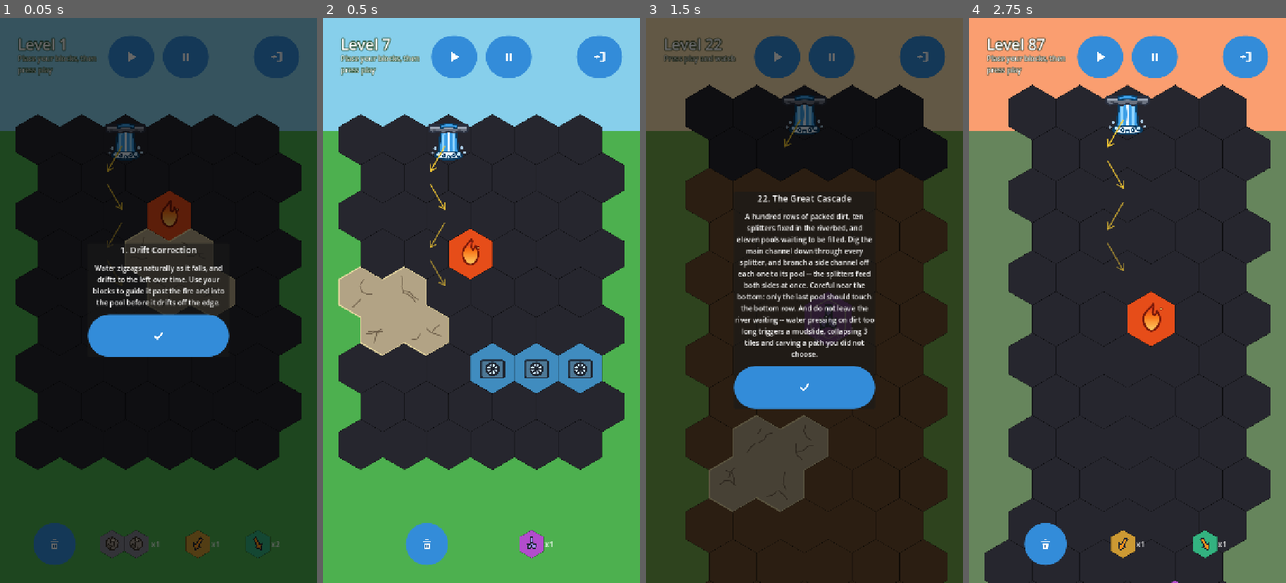
Above: before the commit, frames 1-4 (left to right).
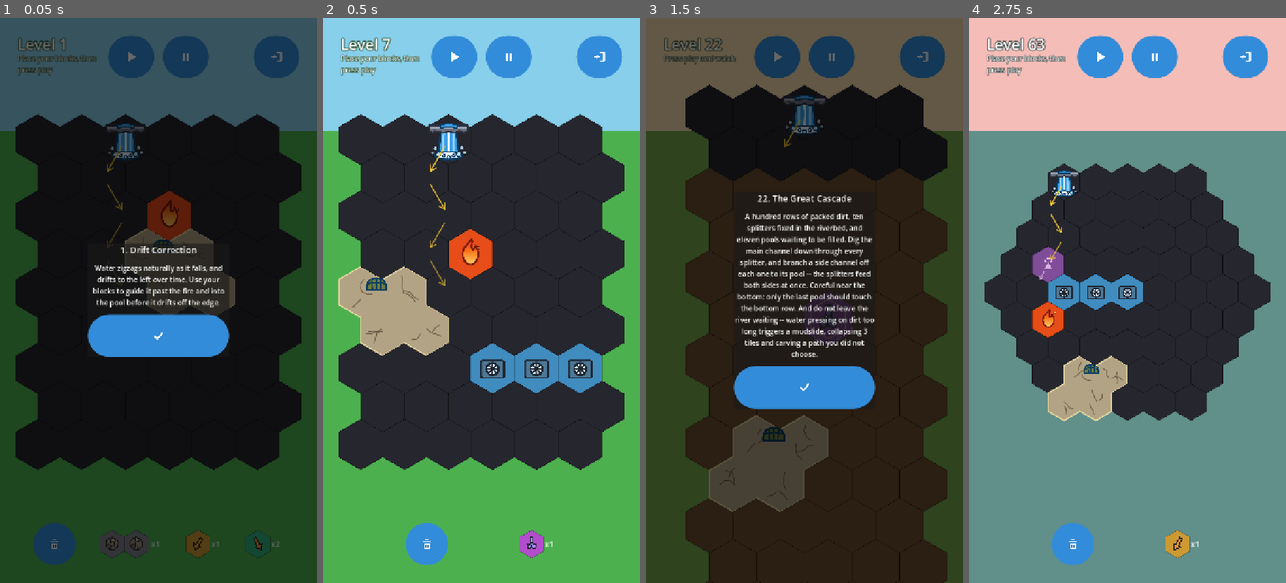
Above: after the commit, the same moments.

Repository: jitternoise/sunny_balcony
Game: Godot game, scene res://tests/BoardSnapshots.tscn
Same seed, same stepped clock (60 frames per second), same inputs: the game is played once before the commit and once after it. This scene is started directly instead of the project's main scene.
Inputs (mouse positions are in pixels of both pictures, inside the frame that each line leads up to):
- Up to frame 1 (0.05 s): no input
- Up to frame 2 (0.5 s): no input
- Up to frame 3 (1.5 s): click (775, 57) at 0.5 s; click (775, 57) at 1.25 s
- Up to frame 4 (2.75 s): click "x1" at 2 s

The runs differ from the first frame. In frame 1, less than 0.1% of the frame differs, in the area x 48-55%, y 39-42%; in frame 2, 0.1%; in frame 3, 0.2%; in frame 4, 75%, in the area x 0-100%, y 0-100%.

Commit message:
Put the band's animal in every lake in place of the pool status bar
The 4-box pool bar is gone. The band's animal lies on the cracked lakebed
of the lake's top cells from the level's first frame and acts out
pool_fill in five poses -- lying, head up, standing, at the water's edge,
drinking -- as the water rises to it. One scene per lake, drawn after the
cell loop and the water; the geyser keeps its 3-box bar.

Inside the lake rather than beside it: above the top corner the animal had
to dodge the glyphs in the cells above (level 1's fire sits directly over
the lake's seam) and every clear spot was a shrunken smudge. In the lake
it is glyph-sized, covers nothing that draws anything, and the flood
reaching it is the game's own beat.

FillShots gains a POSES mode that sets every lake to each pose in turn;
BoardSnapshots covers a level from every band. VerifyCharacters grows to
176 checks, including the animal standing in a top cell of its own lake on
every lake of all 105 levels. Docs record the ten-band cast and why.

Co-Authored-By: Claude Opus 5 <noreply@anthropic.com>

Diff:
--- a/game/scripts/gameplay/Backdrop.gd
+++ b/game/scripts/gameplay/Backdrop.gd
@@ -19,6 +19,8 @@
 ##
 ## Named loosely after the story bible's chapters (story-bible.md); the
 ## chapters are not ten levels each, so the names are a mood, not a map.
+## The pool animal (Characters.CAST) and the music share these bands; the
+## chapter labels on the Level Select map do not.
 
 const DECADE := 10
 const FIRST_LEVEL := 1
--- a/game/scripts/gameplay/HexBoard.gd
+++ b/game/scripts/gameplay/HexBoard.gd
@@ -214,10 +214,26 @@
 ## width of the hex's flat middle band, so it draws bigger than a glyph.
 const SOURCE_ICON_SCALE := 1.75
 
-## Every pool needs exactly this many beats of water connection to finish,
-## visualized as a 4-box status bar above the pool. Fixed for every pool on
-## every level -- not configurable per level/pool (see LevelData.pool_targets
-## doc comment).
+## The pool's animal (Characters) lives IN its lake: a square sprite the
+## size of a glyph, standing on the lakebed of the lake's top cells, so the
+## dry pool it lies in is its own and the water rises to it -- lying on the
+## cracked mud, head up, standing, at the water's edge, drinking, one pose
+## per beat of pool_fill. Nothing outside the lake is ever covered, and
+## the lake's own cells draw no glyph. The art keeps its feet on a baseline
+## this far down its frame (tools/gen_characters.py writes every pose to
+## that line); the feet go CHARACTER_BED_DEPTH Hex.SIZEs below the lake's
+## top corner, the middle of the top cells' band on either grid. Two
+## animals at one pool (the Jamboree band) each draw at the pair scale.
+const CHARACTER_SCALE := ICON_SCALE
+const CHARACTER_BASELINE := 0.94
+const CHARACTER_BED_DEPTH := 0.95
+const CHARACTER_PAIR_SCALE := 0.8
+const CHARACTER_PAIR_GAP := 0.05
+
+## Every pool needs exactly this many beats of water connection to finish.
+## Each beat is one pose of the pool's animal (see _draw_pool_characters()).
+## Fixed for every pool on every level -- not configurable per level/pool
+## (see LevelData.pool_targets doc comment).
 const POOL_BEATS_REQUIRED := 4
 
 ## A geyser needs exactly this many beats of water connection before it
@@ -424,10 +440,15 @@
 
 ## Vector2i -> int. Cumulative count of beats this pool has been connected to
 ## water, capped at POOL_BEATS_REQUIRED. Never decreases once incremented --
-## a pool's 4-box status bar only appears once this is > 0, and boxes already
-## turned stay turned even if the water disconnects later (progress is
-## preserved, not reset by a disconnect).
+## it is the pool's animal's pose (0 lying by the dry basin .. 4 drinking),
+## and the animal never goes back to lying if the water disconnects later
+## (progress is preserved, not reset by a disconnect).
 var pool_fill: Dictionary = {}
+
+## The pool animal's art for this level's band: one Array[Texture2D] of
+## Characters.POSES textures per animal at the pool (one, or two for the
+## Jamboree band). Filled by setup(); empty means no animal is drawn.
+var _character_poses: Array = []
 var fires_remaining: int = 0
 
 ## Vector2i -> Vector2i. Every cell of every lake mapped to that lake's
@@ -709,6 +730,7 @@
 func setup(data: LevelData, blocks: Dictionary) -> void:
 	level_data = data
 	block_catalog = blocks
+	_character_poses = Characters.poses_for_level(data.level_id)
 	use_block_budget = data.total_block_budget > 0
 	if use_block_budget:
 		inventory.clear()
@@ -1467,7 +1489,7 @@
 ## win condition (now that beat 3 has finalized pool_fill/fires_remaining
 ## for this measure) and reveals whatever beats 2/3 changed by finally
 ## calling queue_redraw(). Holding the redraw until this beat is what makes
-## a pool's status-bar box flipping, or a fire going out, visibly land on
+## a pool's animal changing pose, or a fire going out, visibly land on
 ## beat 4 specifically, even though the underlying state changed a beat
 ## earlier.
 func resolve_status_phase() -> void:
@@ -2444,6 +2466,11 @@
 			continue
 		_draw_water(entry["coord"], _is_lead_water(entry["coord"], wet))
 
+	# The pool animals: after the water, so a stream arriving through the
+	# cells above a lake never paints over one, and before the flow preview
+	# so the amber arrows stay an overlay.
+	_draw_pool_characters(visible)
+
 	# Pre-start flow preview (see show_flow_preview) -- drawn after the
 	# source markers so its amber arrows sit on top of them, and before the
 	# water circles below (there's never any real water yet while this is
@@ -2477,9 +2504,11 @@
 ##
 ## The margin is deliberately generous. A cell draws past its own centre by
 ## up to Hex.SIZE (a FILL sheet is 2*Hex.SIZE across and the hex corners sit
-## at Hex.SIZE), and a pool/geyser status bar hangs a further ~26px above the
-## tile -- a FIXED offset that does not scale with Hex.SIZE, so it is the
-## term that matters on a small-celled board like level 22's. Overshooting
+## at Hex.SIZE), a pool's animal is a glyph-sized sprite inside its own
+## lake (culled on its own centre), and a geyser's status bar hangs a
+## further ~26px above the tile -- a FIXED offset that
+## does not scale with Hex.SIZE, so it is the term that matters on a
+## small-celled board like level 22's. Overshooting
 ## costs a few extra cells; undershooting pops art in and out at the screen
 ## edge, which is exactly the bug this must not introduce.
 func _visible_draw_rect() -> Rect2:
@@ -2572,10 +2601,9 @@
 		elif state == TILE_GEYSER:
 			_draw_geyser_icon(center)
 
-	# 6. per-state overlays
-	if terrain == CellState.POOL:
-		_draw_pool_status_bar(coord)
-
+	# 6. per-state overlays. (A pool's animal is not one of them: it is
+	#    one scene per LAKE, drawn by _draw_pool_characters() after the
+	#    cell loop so no later cell paints over it.)
 	if terrain == CellState.GEYSER:
 		_draw_status_bar(coord, geyser_fill.get(coord, 0) as int, GEYSER_BEATS_REQUIRED, Color(0.75, 0.35, 0.85))
 		_draw_geyser_direction_arrow(coord)
@@ -2771,21 +2799,15 @@
 ## cell of the same lake.
 func _draw_basin(coord: Vector2i, center: Vector2, points: PackedVector2Array) -> void:
 	var anchor: Vector2i = lake_anchor.get(coord, coord)
-	var cells := lake_cells_of(anchor)
 	var beats: int = pool_fill.get(anchor, 0) as int
 	var level := clampf(float(beats) / float(POOL_BEATS_REQUIRED), 0.0, 1.0)
 
 	_draw_basin_cracks(coord, center)
 
 	if level > 0.0:
-		var top := INF
-		var bottom := -INF
-		for cell in cells:
-			var c := Hex.axial_to_pixel(cell)
-			for i in range(6):
-				var y := Hex.hex_corner(c, i).y
-				top = minf(top, y)
-				bottom = maxf(bottom, y)
+		var bounds := _lake_bounds(anchor)
+		var top := bounds.position.y
+		var bottom := bounds.end.y
 		var waterline := bottom - level * (bottom - top)
 
 		# The wet part is the stream's own animated water, cut off at the
@@ -2852,33 +2874,88 @@
 			draw_polyline(line, BASIN_CRACK_COLOR, 2.0, true)
 
 
-## Draws the 4-box status bar above a pool cell once water has connected to
-## it at least once (pool_fill > 0). Each box left-to-right represents one
-## beat of connection; a box's color flips once that beat has been reached.
-## Boxes stay flipped even if the water disconnects later -- progress is
-## cumulative, not reset by a gap.
-func _draw_pool_status_bar(coord: Vector2i) -> void:
-	var anchor: Vector2i = lake_anchor.get(coord, coord)
-	var connected_beats: int = pool_fill.get(anchor, 0) as int
-	if connected_beats <= 0:
-		return # bar hasn't "popped up" yet -- no connection landed here yet
-	# One bar per LAKE, not per cell: drawn only from the cell that sits
-	# highest on screen, and centred over the whole lake rather than over
-	# that one hex, so a four-cell pool reads as one target with one bar.
-	var cells := lake_cells_of(anchor)
-	var top_y := INF
-	var top_cell := coord
-	var centre_x := 0.0
-	for cell in cells:
+## The bounding box of every corner of every cell of the lake anchored at
+## `anchor`. Its top is the waterline once the pool is full (_draw_basin),
+## which is why the animal stands on it: it is the pointy grid's top vertex
+## and the flat grid's top edge, so one rule serves both orientations.
+func _lake_bounds(anchor: Vector2i) -> Rect2:
+	var top := INF
+	var bottom := -INF
+	var left := INF
+	var right := -INF
+	for cell in lake_cells_of(anchor):
 		var c := Hex.axial_to_pixel(cell)
-		centre_x += c.x
-		if c.y < top_y - 0.001 or (absf(c.y - top_y) <= 0.001 and cell < top_cell):
-			top_y = c.y
-			top_cell = cell
-	if coord != top_cell:
-		return
-	centre_x /= cells.size()
-	_draw_status_bar_at(Vector2(centre_x, top_y), connected_beats, POOL_BEATS_REQUIRED, Color(0.2, 0.85, 0.4))
+		for i in range(6):
+			var corner := Hex.hex_corner(c, i)
+			top = minf(top, corner.y)
+			bottom = maxf(bottom, corner.y)
+			left = minf(left, corner.x)
+			right = maxf(right, corner.x)
+	return Rect2(left, top, right - left, bottom - top)
+
+
+## The lake's cells that reach its top, left to right -- the animal stands
+## on their lakebed.
+func _lake_top_cells(anchor: Vector2i) -> Array[Vector2i]:
+	var top := _lake_bounds(anchor).position.y
+	var cells: Array[Vector2i] = []
+	for cell in lake_cells_of(anchor):
+		var c := Hex.axial_to_pixel(cell)
+		var cell_top := INF
+		for i in range(6):
+			cell_top = minf(cell_top, Hex.hex_corner(c, i).y)
+		if absf(cell_top - top) < 0.01:
+			cells.append(cell)
+	cells.sort_custom(func(a: Vector2i, b: Vector2i) -> bool:
+		return Hex.axial_to_pixel(a).x < Hex.axial_to_pixel(b).x)
+	return cells
+
+
+## One animal's side; two at a pool each draw smaller.
+func _character_side(slots: int) -> float:
+	return Hex.SIZE * CHARACTER_SCALE * (CHARACTER_PAIR_SCALE if slots > 1 else 1.0)
+
+
+## The rect one animal draws in at the lake anchored at `anchor`; slot 0 of
+## `slots` is the left-most. All the slots together are centred over the
+## lake's top cells, feet CHARACTER_BED_DEPTH below its top corner. Public
+## so a test can measure it.
+func character_rect(anchor: Vector2i, slot: int, slots: int) -> Rect2:
+	var side := _character_side(slots)
+	var width := side * slots + side * CHARACTER_PAIR_GAP * (slots - 1)
+	var top_cells := _lake_top_cells(anchor)
+	var cx := 0.0
+	for cell in top_cells:
+		cx += Hex.axial_to_pixel(cell).x
+	cx /= maxi(top_cells.size(), 1)
+	var feet := _lake_bounds(anchor).position.y + CHARACTER_BED_DEPTH * Hex.SIZE
+	return Rect2(cx - width / 2.0 + slot * side * (1.0 + CHARACTER_PAIR_GAP),
+		feet - side * CHARACTER_BASELINE, side, side)
+
+
+## The pose a lake's animal is in: its pool_fill, 0 (lying by the dry
+## basin) to POOL_BEATS_REQUIRED (drinking).
+func character_pose_for(anchor: Vector2i) -> int:
+	return clampi(pool_fill.get(anchor, 0) as int, 0, Characters.POSES - 1)
+
+
+## The animal at every lake in the pose its pool_fill says -- one scene per
+## LAKE, not per cell, drawn once the cell loop and the water are done so
+## nothing paints over it and the risen water is under its feet. Drawn from
+## the level's first frame: the animal lying in the dry basin is the
+## scene's setup, not something that pops in with the first beat of water.
+func _draw_pool_characters(visible: Rect2) -> void:
+	if _character_poses.is_empty():
+		return
+	var slots := _character_poses.size()
+	for anchor in pool_fill.keys():
+		if not visible.has_point(character_rect(anchor, 0, slots).get_center()):
+			continue
+		var pose := character_pose_for(anchor)
+		for slot in range(slots):
+			var texture: Texture2D = _character_poses[slot][pose]
+			if texture != null:
+				draw_texture_rect(texture, character_rect(anchor, slot, slots), false)
 
 
 ## Every cell of the lake anchored at `anchor` -- the anchor itself first,
@@ -2892,17 +2969,16 @@
 	return cells
 
 
-## Shared box-bar renderer for anything that fills up over a fixed number of
-## beats (Pool, Geyser, ...) -- `required` boxes above the cell, `filled`
-## of them lit in `lit_color`, the rest dark. Used by both
-## _draw_pool_status_bar() and the Geyser branch in _draw_cell().
+## Box-bar renderer for anything that fills up over a fixed number of
+## beats -- `required` boxes above the cell, `filled` of them lit in
+## `lit_color`, the rest dark. The Geyser branch in _draw_cell() is its one
+## caller now that a pool shows its animal instead (_draw_pool_characters()).
 func _draw_status_bar(coord: Vector2i, filled: int, required: int, lit_color: Color) -> void:
 	_draw_status_bar_at(Hex.axial_to_pixel(coord), filled, required, lit_color)
 
 
-## The same bar positioned by a pixel centre rather than a cell, for a lake
-## whose bar belongs to four cells at once. `center` is treated as the
-## centre of the cell the bar sits above.
+## The same bar positioned by a pixel centre rather than a cell. `center`
+## is treated as the centre of the cell the bar sits above.
 func _draw_status_bar_at(center: Vector2, filled: int, required: int, lit_color: Color) -> void:
 	if filled <= 0:
 		return # bar hasn't "popped up" yet -- no connection landed here yet
--- a/game/scripts/resources/LevelData.gd
+++ b/game/scripts/resources/LevelData.gd
@@ -61,10 +61,11 @@
 
 ## Axial coordinate -> int (kept for file-format/back-compat reasons only).
 ## Every pool now requires exactly POOL_BEATS_REQUIRED (4, see HexBoard.gd)
-## beats of water connection to finish, shown as a 4-box status bar that
-## pops up above the pool on its first connected beat -- the stored int
-## value here is NOT read by the simulation and can be left at any value.
-## Only the dictionary's keys (which cells are pools) matter.
+## beats of water connection to finish, acted out by the band's animal at
+## the lake's top edge (Characters; lying, head up, standing, at the edge,
+## drinking) -- the stored int value here is NOT read by the simulation
+## and can be left at any value. Only the dictionary's keys (which cells
+## are pools) matter.
 @export var pool_targets: Dictionary = {}
 
 ## The three OTHER cells of each pool's lake: pool anchor (a pool_targets
--- a/game/tests/BoardSnapshots.gd
+++ b/game/tests/BoardSnapshots.gd
@@ -16,10 +16,14 @@
 	20: "flat grid",
 	21: "dirt / dig",
 	22: "radius-50 corridor, presets, dirt",
+	35: "pool animal, band 3",
 	47: "town",
+	55: "pool animal, band 5, flat grid",
 	63: "geyser",
+	75: "pool animal, band 7",
 	82: "jamboree budget, hydro",
 	87: "preset blocks",
+	95: "pool animal, band 9",
 }
 
 
--- a/game/tests/FillShots.gd
+++ b/game/tests/FillShots.gd
@@ -2,6 +2,13 @@
 ## Review aid: snapshots one level at several pool-fill states by stepping
 ## the board's beat phases directly (deterministic, no timer).
 ##   LEVEL=res://data/levels/tutorial_2.tres SHOT_DIR=... godot --resolution 720x1280 res://tests/FillShots.tscn
+##
+## That only fills a pool the natural fall reaches (tutorial 2's); nothing
+## is placed or dug, so on a campaign level the water misses the lake and
+## every shot is pose 0. POSES=1 instead sets every lake's pool_fill to
+## 0..4 in turn and shoots p0..p4.png -- the pose is pure state, so the
+## animal at every pool can be reviewed on any level without a solution.
+##   POSES=1 LEVEL=res://data/levels/level_001.tres SHOT_DIR=... godot --resolution 720x1280 res://tests/FillShots.tscn
 
 func _ready() -> void:
 	var dir := OS.get_environment("SHOT_DIR")
@@ -21,6 +28,18 @@
 	for i in range(6):
 		await get_tree().process_frame
 	var board: HexBoard = level.board
+	if OS.get_environment("POSES") != "":
+		for pose in range(HexBoard.POOL_BEATS_REQUIRED + 1):
+			for anchor in board.pool_fill.keys():
+				board.pool_fill[anchor] = pose
+			board.queue_redraw()
+			for i in range(3):
+				await get_tree().process_frame
+			await RenderingServer.frame_post_draw
+			get_viewport().get_texture().get_image().save_png("%s/p%d.png" % [dir, pose])
+			print("  shot pose ", pose)
+		get_tree().quit()
+		return
 	board.started = true
 	var measure := 0
 	for target in [0, 6, 7, 8, 9, 10]:
--- a/game/tests/VerifyCharacters.gd
+++ b/game/tests/VerifyCharacters.gd
@@ -2,8 +2,10 @@
 
 ## The animal at every pool changes every ten levels (Characters). Checks
 ## the level-to-band mapping is Backdrop's, that the cast table, the art
-## directory and the generator's records agree, and that every pose file
-## is imported at the icons' scale.
+## directory and the generator's records agree, that every pose file is
+## imported at the icons' scale, that a board holds its band's art and
+## poses it by pool_fill, that the animal lives inside its own lake on
+## every level of the campaign, and that the geyser kept its bar.
 ##
 ##   godot --headless res://tests/VerifyCharacters.tscn
 ##
@@ -53,6 +55,31 @@
 				slugs.append(slug)
 	slugs.sort()
 	return slugs
+
+
+func _open(path: String) -> Node:
+	GameState.pending_level_path = path
+	var level: Node = load("res://scenes/Level.tscn").instantiate()
+	add_child(level)
+	for i in range(4):
+		await get_tree().process_frame
+	return level
+
+
+## A bare board set up on a level's data, for geometry that needs no scene.
+func _board_for(path: String) -> HexBoard:
+	var board := HexBoard.new()
+	add_child(board)
+	board.setup(load(path), FFSim.load_block_catalog())
+	return board
+
+
+func _mean_top_x(board: HexBoard, anchor: Vector2i) -> float:
+	var x := 0.0
+	var cells: Array[Vector2i] = board._lake_top_cells(anchor)
+	for cell in cells:
+		x += Hex.axial_to_pixel(cell).x
+	return x / cells.size()
 
 
 func _ready() -> void:
@@ -113,6 +140,84 @@
 				"%s_%d is loaded once and cached" % [slug, pose])
 	_check(Characters.pose_texture("nobody", 0) == null, "a missing animal is null, not a crash")
 
+	print("Pose follows the lake")
+	var one: Node = await _open("res://data/levels/level_001.tres")
+	var board: HexBoard = one.board
+	var anchor: Vector2i = board.pool_fill.keys()[0]
+	for k in range(Characters.POSES):
+		board.pool_fill[anchor] = k
+		_check(board.character_pose_for(anchor) == k, "pool_fill %d is pose %d" % [k, k])
+	board.pool_fill[anchor] = 7
+	_check(board.character_pose_for(anchor) == Characters.POSES - 1, "a pool_fill past full still drinks")
+	_check(board._character_poses.size() == 1 and board._character_poses[0].size() == Characters.POSES,
+		"level 1's board holds one animal with %d poses" % Characters.POSES)
+	for k in range(Characters.POSES):
+		_check(board._character_poses[0][k] == Characters.pose_texture(Characters.CAST[0]["slugs"][0], k),
+			"pose %d is the first band's animal" % k)
+	one.free()
+
+	print("The animal lives in its own lake")
+	for spec in [["tutorial_1", 0], ["level_001", 0], ["level_011", 1], ["level_047", 4],
+			["level_055", 5], ["level_085", 8], ["level_100", 9]]:
+		var name: String = spec[0]
+		var band: int = spec[1]
+		var b := _board_for("res://data/levels/%s.tres" % name)
+		var slugs: Array = Characters.CAST[band]["slugs"]
+		_check(b._character_poses.size() == slugs.size(), "%s holds band %d's %d animal(s)" % [name, band, slugs.size()])
+		for slot in range(slugs.size()):
+			_check(b._character_poses[slot][2] == Characters.pose_texture(slugs[slot], 2),
+				"%s slot %d standing is %s" % [name, slot, slugs[slot]])
+		for lake in b.pool_fill.keys():
+			var bounds: Rect2 = b._lake_bounds(lake)
+			var rect: Rect2 = b.character_rect(lake, 0, slugs.size())
+			var feet: float = rect.end.y - rect.size.y * (1.0 - HexBoard.CHARACTER_BASELINE)
+			_check(is_equal_approx(feet, bounds.position.y + HexBoard.CHARACTER_BED_DEPTH * Hex.SIZE),
+				"%s lake %s: the feet are %.2f Hex.SIZE below the lake's top" % [name, lake, HexBoard.CHARACTER_BED_DEPTH])
+			var side: float = Hex.SIZE * HexBoard.CHARACTER_SCALE * (HexBoard.CHARACTER_PAIR_SCALE if slugs.size() > 1 else 1.0)
+			_check(is_equal_approx(rect.size.x, side) and is_equal_approx(rect.size.y, side),
+				"%s lake %s: the sprite is %.2f Hex.SIZE square" % [name, lake, side / Hex.SIZE])
+			if slugs.size() == 1:
+				_check(is_equal_approx(rect.get_center().x, _mean_top_x(b, lake)),
+					"%s lake %s: centred over the lake's top cells" % [name, lake])
+			else:
+				var right: Rect2 = b.character_rect(lake, 1, slugs.size())
+				_check(not rect.intersects(right) and is_equal_approx(rect.position.y, right.position.y),
+					"%s lake %s: the pair stand side by side" % [name, lake])
+				_check(is_equal_approx((rect.get_center().x + right.get_center().x) / 2.0, _mean_top_x(b, lake)),
+					"%s lake %s: the pair are centred over the lake's top cells" % [name, lake])
+		if name == "level_055":
+			var lake: Vector2i = b.pool_fill.keys()[0]
+			var top_cell: Vector2i = b._lake_top_cells(lake)[0]
+			_check(is_equal_approx(b._lake_bounds(lake).position.y, Hex.axial_to_pixel(top_cell).y - Hex.SIZE * sqrt(3.0) / 2.0),
+				"level 55 (flat grid): the lake's top is the top cell's flat edge, not a vertex")
+		b.free()
+	var inside := 0
+	var lakes := 0
+	for path in LevelSelect.campaign_paths():
+		var b := _board_for(path)
+		for lake in b.pool_fill.keys():
+			lakes += 1
+			var bounds: Rect2 = b._lake_bounds(lake)
+			var rect: Rect2 = b.character_rect(lake, 0, 1)
+			# Where the animal's feet touch: the middle of the art's baseline.
+			var feet := Vector2(rect.get_center().x, rect.end.y - rect.size.y * (1.0 - HexBoard.CHARACTER_BASELINE))
+			var in_a_top_cell := false
+			for cell in b._lake_top_cells(lake):
+				if Hex.axial_to_pixel(cell).distance_to(feet) <= Hex.SIZE:
+					in_a_top_cell = true
+			if bounds.has_point(feet) and in_a_top_cell:
+				inside += 1
+			else:
+				printerr("    ", path, " lake ", lake, ": the animal's feet ", feet, " are not in a top cell")
+		b.free()
+	_check(inside == lakes, "on every campaign level the animal stands in a top cell of its lake (%d/%d)" % [inside, lakes])
+
+	print("The geyser still has its bar")
+	var bare := HexBoard.new()
+	_check(bare.has_method("_draw_status_bar") and not bare.has_method("_draw_pool_status_bar"),
+		"a pool draws an animal; the geyser's box bar remains")
+	bare.free()
+
 	if _failures == 0:
 		print("CHARACTERS PASS")
 	else:
Not shown, changed: CLAUDE.md
Not shown, changed: characters/README.md
Not shown, changed: dev-progress.md
Not shown, changed: game/README.md
Not shown, changed: open-items.md
Not shown, changed: release-checklist.md
Not shown, changed: story-bible.md
